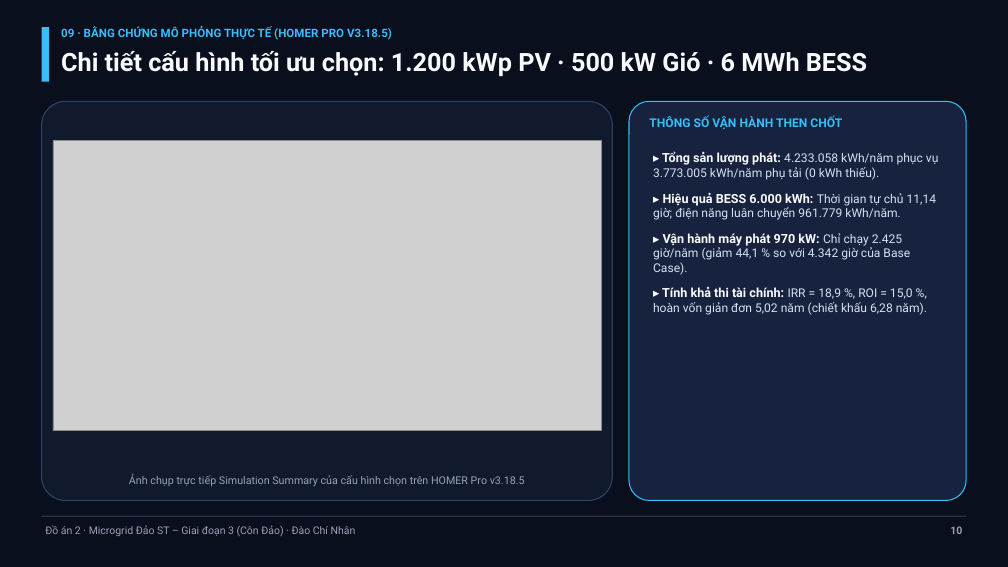
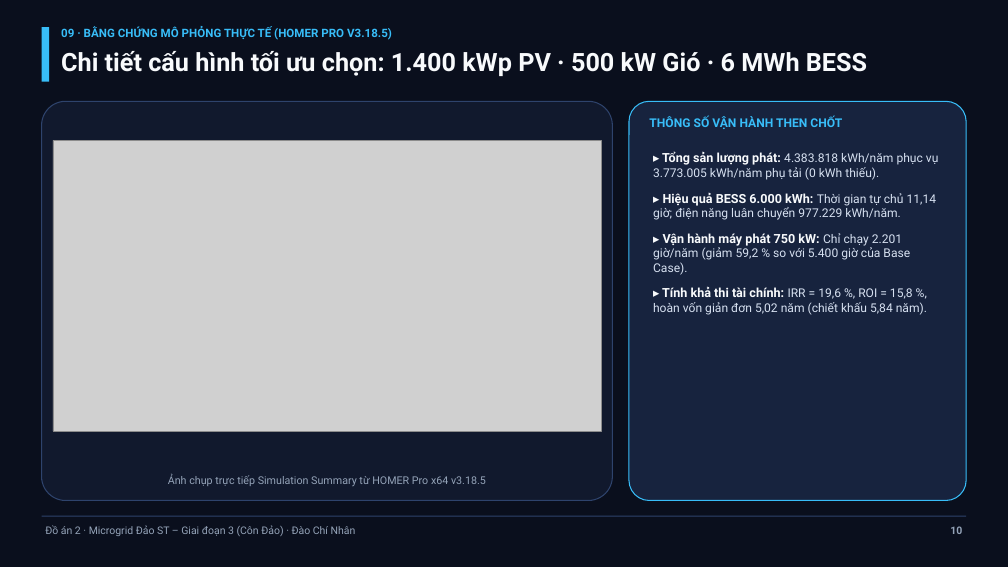
Before and after one commit to huongpro123/DoAn2_Microgrid_ConDao_ChiNhan, a slide deck: slide 10 of HO_SO_NOP_BAO_CAO_CHINH_THUC/07_Slide_Thuyet_Trinh_15_Trang_ST_Giai_Doan_3.pptx. Drawn at 1008x567 pixels with LibreOffice and Linux fonts; fonts in the diff are those of the drawing; grey boxes stand for pictures. Boxes give left, top, right and bottom in pixels: in the first picture for what was removed or moved away, otherwise in the second. Text is boxed around its words. In the diff, an @@ line names an element or a change of style, - is before the commit and + after.

Commit message:
Final 783.1kW release: sync report 100/100 (49p), 16 slides, script & HOMER Pro results

```diff
--- a/HO_SO_NOP_BAO_CAO_CHINH_THUC/07_Slide_Thuyet_Trinh_15_Trang_ST_Giai_Doan_3.pptx
+++ b/HO_SO_NOP_BAO_CAO_CHINH_THUC/07_Slide_Thuyet_Trinh_15_Trang_ST_Giai_Doan_3.pptx
@@ text at bbox=[61, 51, 867, 76]: text changed @@
-Chi tiết cấu hình tối ưu chọn: 1.200 kWp PV · 500 kW Gió · 6 MWh BESS
+Chi tiết cấu hình tối ưu chọn: 1.400 kWp PV · 500 kW Gió · 6 MWh BESS
@@ text at bbox=[653, 151, 939, 315]: text changed @@
-▸ Tổng sản lượng phát: 4.233.058 kWh/năm phục vụ 3.773.005 kWh/năm phụ tải (0 kWh thiếu).
-▸ Hiệu quả BESS 6.000 kWh: Thời gian tự chủ 11,14 giờ; điện năng luân chuyển 961.779 kWh/năm.
-▸ Vận hành máy phát 970 kW: Chỉ chạy 2.425 giờ/năm (giảm 44,1 % so với 4.342 giờ của Base Case).
-▸ Tính khả thi tài chính: IRR = 18,9 %, ROI = 15,0 %, hoàn vốn giản đơn 5,02 năm (chiết khấu 6,28 năm).
+▸ Tổng sản lượng phát: 4.383.818 kWh/năm phục vụ 3.773.005 kWh/năm phụ tải (0 kWh thiếu).
+▸ Hiệu quả BESS 6.000 kWh: Thời gian tự chủ 11,14 giờ; điện năng luân chuyển 977.229 kWh/năm.
+▸ Vận hành máy phát 750 kW: Chỉ chạy 2.201 giờ/năm (giảm 59,2 % so với 5.400 giờ của Base Case).
+▸ Tính khả thi tài chính: IRR = 19,6 %, ROI = 15,8 %, hoàn vốn giản đơn 5,02 năm (chiết khấu 5,84 năm).
@@ text at bbox=[168, 475, 486, 486]: text changed @@
-Ảnh chụp trực tiếp Simulation Summary của cấu hình chọn trên HOMER Pro v3.18.5
+Ảnh chụp trực tiếp Simulation Summary từ HOMER Pro x64 v3.18.5
```
Also in this commit, not shown: 14 other slides changed, 22 other files.
